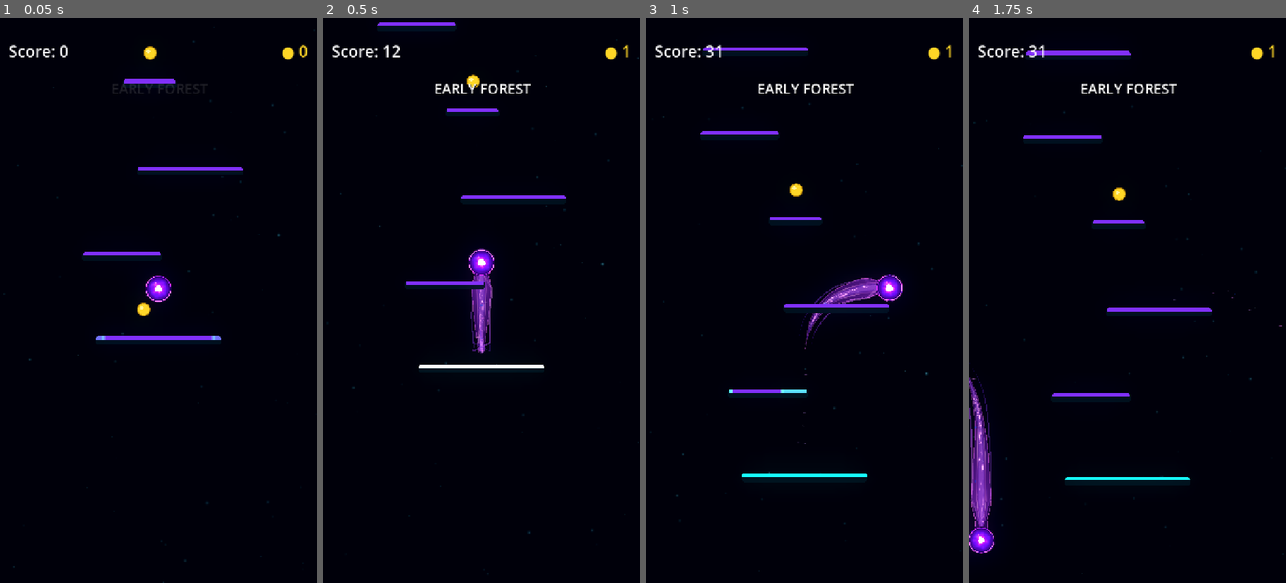
Above: before the commit, frames 1-4 (left to right).
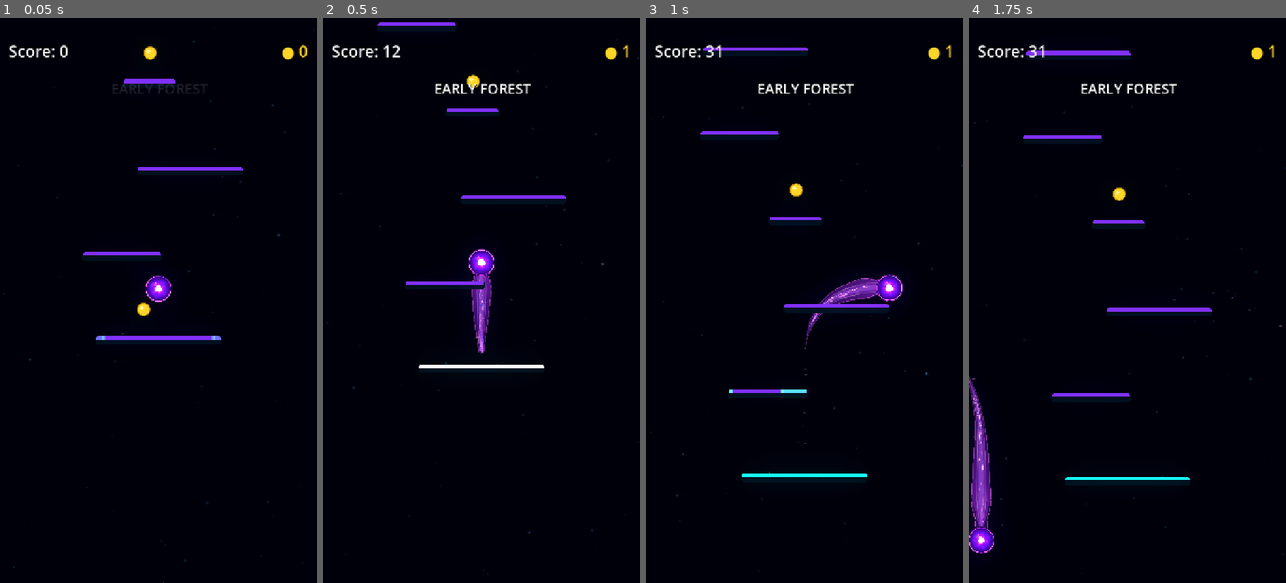
Above: after the commit, the same moments.

Repository: Kryodo/TowerJump
Game: Godot game, scene res://scenes/main.tscn
The game is run twice, just before and just after one commit, with the same random seed, the same clock (stepped at 60 frames per second) and the same inputs.
Inputs (mouse positions are in pixels of both pictures, inside the frame that each line leads up to):
- Up to frame 1 (0.05 s): no input
- Up to frame 2 (0.5 s): no input
- Up to frame 3 (1 s): move the mouse to (874, 272) at 0.52 s; hold Right (ui_right) from 0.53 s (still down); click (874, 272) at 0.67 s
- Up to frame 4 (1.75 s): release Right (ui_right) at 1.25 s; drag from (1064, 328) to (1117, 193) at 1.27 s

Frame 1 is identical in both runs. In frame 2, 0.1% of the frame differs, in the area x 46-54%, y 46-59%; in frame 3, 0.1%; in frame 4, 0.2%, in the area x 0-8%, y 62-87%.
Error after the commit: Invalid access to property or key 'gradient' on a base object of type 'null instance'. (res://scripts/ball_trail.gd:646)

Commit message:
Give the comet wisps distinct origins and a subtle terminal fork

Diff:
--- a/scripts/ball_trail.gd
+++ b/scripts/ball_trail.gd
@@ -1,8 +1,8 @@
 extends Node2D
 
 ## Visual energy trail for the player ball.
-## The trail is layered: a soft outer aura, a turbulent inner stream, two
-## independently drifting wisps, and a restrained geometric fragment field.
+## The trail is layered: a soft outer aura, a turbulent inner stream, staggered
+## plasma filaments with a small terminal fork, and geometric energy fragments.
 ## This script only controls visuals; ball movement and collision remain in ball.gd.
 
 @export_category("Trail History")
@@ -14,6 +14,9 @@
 const UNIFIED_HEAD_RADIUS: float = 31.0
 const UNIFIED_ROOT_BLEND_DISTANCE: float = 38.0
 const UNIFIED_HEAD_ARC_SEGMENTS: int = 20
+const WISP_CURVE_SAMPLES: int = 23
+const WISP_FORK_START_INDEX: int = 15
+const WISP_FORK_SAMPLES: int = 11
 
 @export_category("Visual Palette")
 @export_enum("Electric Blue", "Rich Violet") var visual_palette: int = 0
@@ -23,8 +26,9 @@
 @onready var _trail_aura: Line2D = $TrailAura
 @onready var _unified_shape: Polygon2D = get_node_or_null("UnifiedCometShape") as Polygon2D
 @onready var _unified_contour: Line2D = get_node_or_null("UnifiedCometContour") as Line2D
-@onready var _wisp_left: Line2D = $WispLeft
-@onready var _wisp_right: Line2D = $WispRight
+@onready var _wisp_head: Line2D = $WispHead
+@onready var _wisp_streamer: Line2D = $WispStreamer
+@onready var _wisp_fork: Line2D = $WispFork
 @onready var _ball_visual: Sprite2D = get_parent().get_node("Visual") as Sprite2D
 @onready var _rim_aura: Sprite2D = get_parent().get_node_or_null("RimAura") as Sprite2D
 
@@ -82,8 +86,9 @@
 	if _points.size() < 2:
 		_energy_line.clear_points()
 		_trail_aura.clear_points()
-		_wisp_left.clear_points()
-		_wisp_right.clear_points()
+		_wisp_head.clear_points()
+		_wisp_streamer.clear_points()
+		_wisp_fork.clear_points()
 		if _unified_shape != null:
 			_unified_shape.polygon = PackedVector2Array()
 			_unified_shape.uv = PackedVector2Array()
@@ -102,8 +107,7 @@
 		_energy_line.add_point(_energy_line.to_local(point))
 		_trail_aura.add_point(_trail_aura.to_local(point))
 
-	_update_wisp_line(_wisp_left, 1.0, 11.0, 0.3)
-	_update_wisp_line(_wisp_right, -1.0, 14.0, 2.0)
+	_update_wisp_lines()
 	_update_unified_comet_shape()
 
 
@@ -270,104 +274,248 @@
 				rim_material.set_shader_parameter("trail_direction", local_tail_direction)
 
 
-func _update_wisp_line(
+func _update_wisp_lines() -> void:
+	_wisp_head.clear_points()
+	_wisp_streamer.clear_points()
+	_wisp_fork.clear_points()
+	if _points.size() < 2:
+		return
+
+	# Build the animated centreline once. The wisps sample this shared path by
+	# distance, so their different start/end locations don't depend on point count.
+	var path: Array[Vector2] = []
+	for i in range(_points.size()):
+		path.append(_get_animated_trail_point(i))
+
+	var cumulative_distances: Array[float] = [0.0]
+	var total_distance: float = 0.0
+	for i in range(1, path.size()):
+		total_distance += path[i - 1].distance_to(path[i])
+		cumulative_distances.append(total_distance)
+
+	if total_distance < 0.001:
+		return
+
+	# Short head-born filament: partially hidden by the orb, then it peels out
+	# and fades around the upper-middle of the comet instead of running its length.
+	_build_wisp_curve(
+		_wisp_head, path, cumulative_distances, total_distance,
+		0.0, 0.47, 1.0, 0.12, 1.04, 0.35, 1.15, 1.25
+	)
+
+	# A separate streamer grows out of the existing flow part-way down the body.
+	# It continues toward the tail but stays finer and less prominent than the core.
+	_build_wisp_curve(
+		_wisp_streamer, path, cumulative_distances, total_distance,
+		0.29, 0.985, -1.0, 0.24, 1.12, 1.9, 2.75, 0.95
+	)
+
+	# Fork the longer streamer near its end. The first branch point is copied
+	# from the actual streamer point to guarantee a joined Y rather than a gap.
+	_build_wisp_fork(path, cumulative_distances, total_distance)
+
+
+func _build_wisp_curve(
 	line: Line2D,
+	path: Array[Vector2],
+	cumulative_distances: Array[float],
+	total_distance: float,
+	start_progress: float,
+	end_progress: float,
 	side: float,
-	amplitude: float,
-	phase: float
+	start_spread: float,
+	end_spread: float,
+	phase: float,
+	clearance: float,
+	bend_strength: float
 ) -> void:
 	line.clear_points()
-	if _points.size() < 2:
-		return
-
-	# Match the filament spread to the actual silhouette width, then let each
-	# wisp drift a little inside/outside its edge instead of sitting enclosed.
-	var total_distance: float = 0.0
-	for i in range(1, _points.size()):
-		total_distance += _points[i - 1].distance_to(_points[i])
-	if total_distance < 0.001:
-		return
-
-	var distance_along: float = 0.0
-	for i in range(_points.size()):
-		var raw_point: Vector2 = _points[i]
-		var point: Vector2 = _get_animated_trail_point(i)
-		if i > 0:
-			distance_along += _points[i - 1].distance_to(_points[i])
-
-		var tangent: Vector2
-		if i < _points.size() - 1:
-			tangent = raw_point - _points[i + 1]
+	if path.size() < 2 or total_distance < 0.001:
+		return
+
+	for sample_index in range(WISP_CURVE_SAMPLES):
+		var local_progress: float = (
+			float(sample_index) / float(WISP_CURVE_SAMPLES - 1)
+		)
+		var trail_progress: float = lerp(
+			start_progress,
+			end_progress,
+			local_progress
+		)
+		var center: Vector2 = _sample_trail_path(
+			path, cumulative_distances, total_distance, trail_progress
+		)
+		var before: Vector2 = _sample_trail_path(
+			path, cumulative_distances, total_distance,
+			max(0.0, trail_progress - 0.006)
+		)
+		var after: Vector2 = _sample_trail_path(
+			path, cumulative_distances, total_distance,
+			min(1.0, trail_progress + 0.006)
+		)
+		var tangent: Vector2 = after - before
+		if tangent.length_squared() < 0.001:
+			tangent = Vector2.DOWN
 		else:
-			tangent = _points[i - 1] - raw_point
-
-		if tangent.length_squared() < 0.001:
-			line.add_point(line.to_local(point))
-			continue
-
+			tangent = tangent.normalized()
+		var normal := Vector2(-tangent.y, tangent.x)
+
+		var silhouette_half_width: float = _get_silhouette_half_width(
+			trail_progress, total_distance
+		)
+		var spread_blend: float = smoothstep(0.0, 0.68, local_progress)
+		var spread_ratio: float = lerp(
+			start_spread, end_spread, spread_blend
+		)
+
+		# Keep the root subtly inside the flow. The clearance grows as the wisp
+		# peels away, while a small bend gives it life without making long arms.
+		var clearance_blend: float = smoothstep(0.0, 0.62, local_progress)
+		var edge_clearance: float = clearance * min(wisp_strength, 1.5) * clearance_blend
+		var organic_bend: float = (
+			sin(_trail_time * 0.72 + trail_progress * 9.0 + phase)
+			* bend_strength
+			* sin(PI * local_progress)
+			* min(wisp_strength, 1.2)
+		)
+		var lateral_offset: float = max(
+			1.0,
+			silhouette_half_width * spread_ratio + edge_clearance + organic_bend
+		)
+		var world_point: Vector2 = center + normal * side * lateral_offset
+		line.add_point(line.to_local(world_point))
+
+
+func _build_wisp_fork(
+	path: Array[Vector2],
+	cumulative_distances: Array[float],
+	total_distance: float
+) -> void:
+	_wisp_fork.clear_points()
+	if (
+		_wisp_streamer.points.size() != WISP_CURVE_SAMPLES
+		or _wisp_streamer.points.size() <= WISP_FORK_START_INDEX
+	):
+		return
+
+	var fork_start_index: int = WISP_FORK_START_INDEX
+	var local_progress: float = (
+		float(fork_start_index) / float(WISP_CURVE_SAMPLES - 1)
+	)
+	var fork_start_progress: float = lerp(0.29, 0.985, local_progress)
+	var first_local_point: Vector2 = _wisp_streamer.points[fork_start_index]
+	var first_world_point: Vector2 = _wisp_streamer.to_global(first_local_point)
+	_wisp_fork.add_point(_wisp_fork.to_local(first_world_point))
+
+	var trail_center: Vector2 = _sample_trail_path(
+		path, cumulative_distances, total_distance, fork_start_progress
+	)
+	var before: Vector2 = _sample_trail_path(
+		path, cumulative_distances, total_distance,
+		max(0.0, fork_start_progress - 0.006)
+	)
+	var after: Vector2 = _sample_trail_path(
+		path, cumulative_distances, total_distance,
+		min(1.0, fork_start_progress + 0.006)
+	)
+	var tangent: Vector2 = after - before
+	if tangent.length_squared() < 0.001:
+		tangent = Vector2.DOWN
+	else:
 		tangent = tangent.normalized()
-		var perpendicular := Vector2(-tangent.y, tangent.x)
-		var progress: float = distance_along / total_distance
-		# Delay the visible peel-away so the wisps don't appear to sprout from
-		# the seam directly under the orb. Their lateral movement builds smoothly.
-		var envelope: float = smoothstep(0.045, 0.235, progress)
-		var sway: float = sin(_trail_time * 0.75 + progress * 6.7 + phase)
-		var flutter: float = sin(_trail_time * 1.10 + progress * 10.5 + phase * 1.6)
-
-		var width_factor: float = 1.0
-		if _trail_aura.width_curve != null:
-			width_factor = _trail_aura.width_curve.sample_baked(progress)
-		var trail_half_width: float = _trail_aura.width * width_factor * 0.5
-		var root_blend: float = 1.0 - smoothstep(
-			0.0,
-			UNIFIED_ROOT_BLEND_DISTANCE,
-			distance_along
-		)
-		var silhouette_half_width: float = lerp(
-			trail_half_width,
-			UNIFIED_HEAD_RADIUS,
-			root_blend
-		)
-
-		# The widening clearance makes the wisp emerge from the orb's trailing
-		# edge, then track just outside the narrowing body. Flutter occasionally
-		# lets it dip back over the contour so it feels like living energy,
-		# rather than a pair of rigid parallel wires.
-		var clearance: float = (
-			1.5 + amplitude * 0.08 * (1.0 + sway)
-		) * wisp_strength
-
-		# Reduce crossings near the neck, where random contour intersections
-		# look messy. Let the lower filaments flutter more freely as they peel out.
-		var flutter_envelope: float = lerp(
-			0.28,
-			1.0,
-			smoothstep(0.20, 0.48, progress)
-		)
-		var lateral_flutter: float = (
-			flutter
-			* (1.2 + amplitude * 0.07)
-			* wisp_strength
-			* 0.62
-			* flutter_envelope
-		)
-
-		# Gradually increase lateral spread down the tail. This gives the wisps
-		# a gentle diagonal sweep away from the body instead of tracing the
-		# contour at a nearly constant distance.
-		var diagonal_spread: float = lerp(
-			0.0,
-			5.5,
-			smoothstep(0.18, 0.78, progress)
-		) * min(wisp_strength, 1.5)
-		var target_offset: float = max(
-			silhouette_half_width * 0.80 + clearance + lateral_flutter + diagonal_spread,
-			silhouette_half_width * 0.48
-		)
-		var drift: float = target_offset * envelope
-		var offset: Vector2 = perpendicular * side * drift
-
-		line.add_point(line.to_local(point + offset))
+	var normal := Vector2(-tangent.y, tangent.x)
+	var side: float = -1.0
+	var starting_offset: float = (
+		(first_world_point - trail_center).dot(normal * side)
+	)
+
+	# The branch begins exactly on the streamer, then separates by only a few
+	# pixels as it approaches the tail tip. It is a fine split, not a second arm.
+	for sample_index in range(1, WISP_FORK_SAMPLES):
+		var branch_progress: float = (
+			float(sample_index) / float(WISP_FORK_SAMPLES - 1)
+		)
+		var trail_progress: float = lerp(
+			fork_start_progress, 0.985, branch_progress
+		)
+		var center: Vector2 = _sample_trail_path(
+			path, cumulative_distances, total_distance, trail_progress
+		)
+		var local_before: Vector2 = _sample_trail_path(
+			path, cumulative_distances, total_distance,
+			max(0.0, trail_progress - 0.006)
+		)
+		var local_after: Vector2 = _sample_trail_path(
+			path, cumulative_distances, total_distance,
+			min(1.0, trail_progress + 0.006)
+		)
+		var branch_tangent: Vector2 = local_after - local_before
+		if branch_tangent.length_squared() < 0.001:
+			branch_tangent = Vector2.DOWN
+		else:
+			branch_tangent = branch_tangent.normalized()
+		var branch_normal := Vector2(-branch_tangent.y, branch_tangent.x)
+		var silhouette_half_width: float = _get_silhouette_half_width(
+			trail_progress, total_distance
+		)
+
+		var separation_blend: float = smoothstep(0.0, 0.72, branch_progress)
+		var target_base_offset: float = silhouette_half_width * lerp(
+			1.12, 1.30, separation_blend
+		) + 2.75 * min(wisp_strength, 1.5)
+		var continuity_blend: float = smoothstep(0.0, 0.24, branch_progress)
+		var base_offset: float = lerp(
+			starting_offset, target_base_offset, continuity_blend
+		)
+		var fork_separation: float = 4.2 * smoothstep(
+			0.0, 0.74, branch_progress
+		)
+		var fine_drift: float = sin(
+			_trail_time * 0.80 + branch_progress * 4.4 + 0.9
+		) * 0.45 * sin(PI * branch_progress)
+		var world_point: Vector2 = (
+			center + branch_normal * side * (base_offset + fork_separation + fine_drift)
+		)
+		_wisp_fork.add_point(_wisp_fork.to_local(world_point))
+
+
+func _sample_trail_path(
+	path: Array[Vector2],
+	cumulative_distances: Array[float],
+	total_distance: float,
+	progress: float
+) -> Vector2:
+	var target_distance: float = clampf(progress, 0.0, 1.0) * total_distance
+	for i in range(cumulative_distances.size() - 1):
+		var segment_end: float = cumulative_distances[i + 1]
+		if target_distance <= segment_end:
+			var segment_start: float = cumulative_distances[i]
+			var segment_length: float = segment_end - segment_start
+			if segment_length < 0.001:
+				return path[i]
+			var segment_progress: float = (
+				(target_distance - segment_start) / segment_length
+			)
+			return path[i].lerp(path[i + 1], segment_progress)
+	return path[path.size() - 1]
+
+
+func _get_silhouette_half_width(
+	progress: float,
+	total_distance: float
+) -> float:
+	var width_factor: float = 1.0
+	if _trail_aura.width_curve != null:
+		width_factor = _trail_aura.width_curve.sample_baked(progress)
+	var trail_half_width: float = _trail_aura.width * width_factor * 0.5
+	var root_blend: float = 1.0 - smoothstep(
+		0.0,
+		UNIFIED_ROOT_BLEND_DISTANCE,
+		progress * total_distance
+	)
+	return lerp(trail_half_width, UNIFIED_HEAD_RADIUS, root_blend)
+
+
 
 
 func _update_particle_emitters(
@@ -465,8 +613,9 @@
 
 	_set_line_gradient(_energy_line, energy_head, energy_tail)
 	_set_line_gradient(_trail_aura, aura_head, aura_tail)
-	_set_line_gradient(_wisp_left, left_wisp_head, left_wisp_tail)
-	_set_line_gradient(_wisp_right, right_wisp_head, right_wisp_tail)
+	_set_line_gradient(_wisp_head, left_wisp_head, left_wisp_tail)
+	_set_line_gradient(_wisp_streamer, right_wisp_head, right_wisp_tail)
+	_set_line_gradient(_wisp_fork, right_wisp_head, right_wisp_tail)
 	if _unified_contour != null:
 		# Same hue on both flanks; the gradient's alpha profile fades toward
 		# the tip symmetrically instead of making one side darker than the other.
